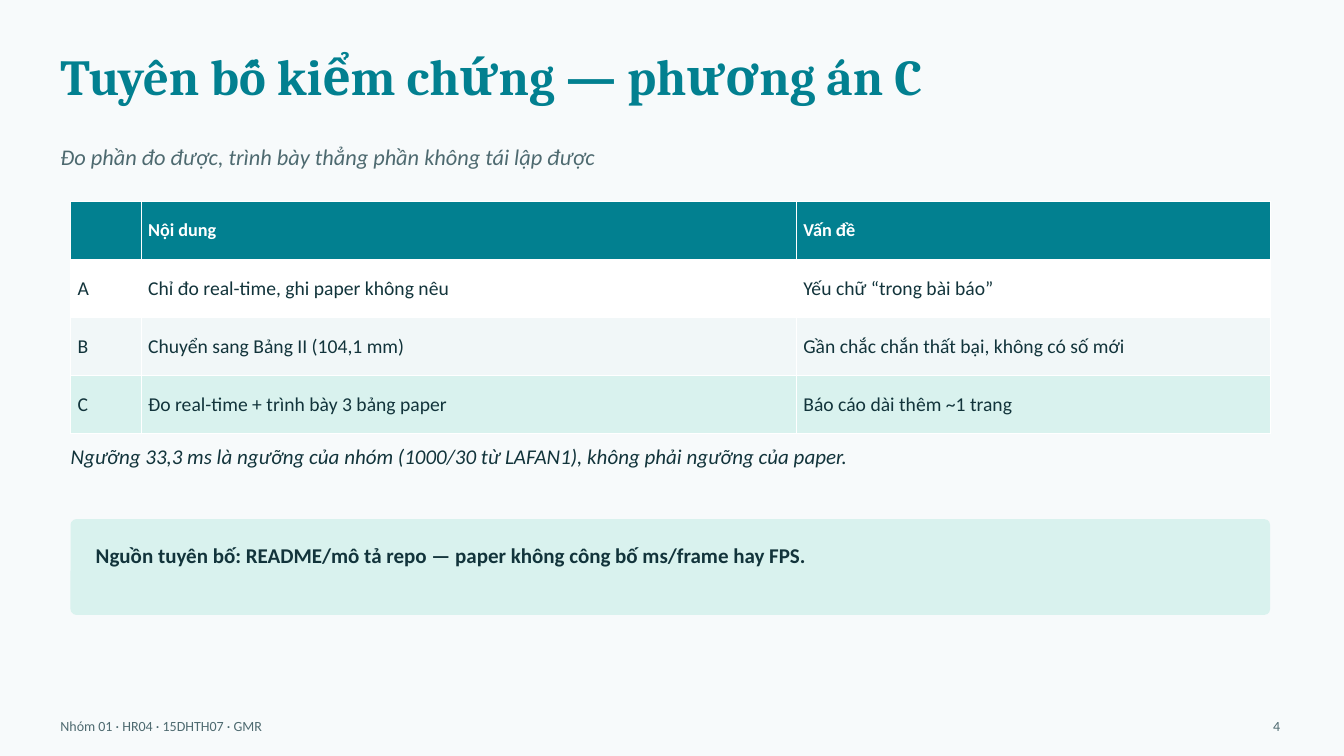
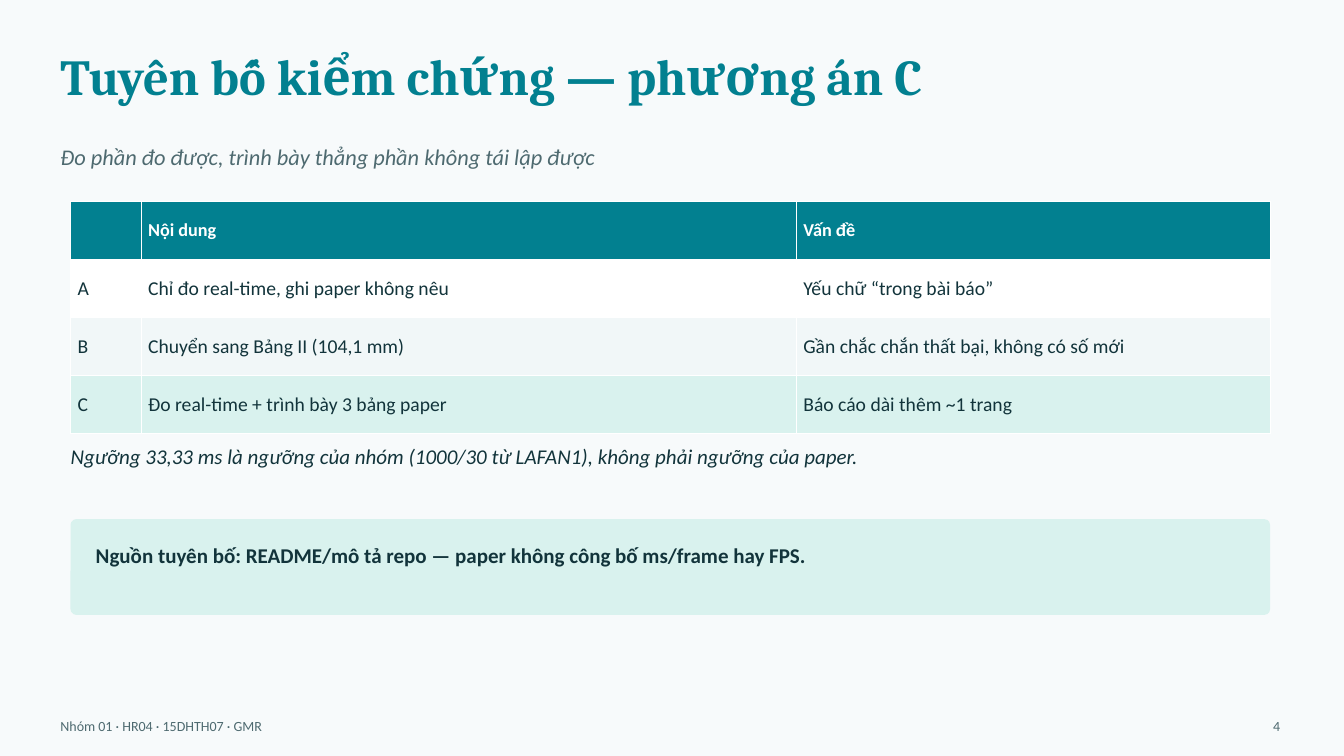
Before and after one commit to mtzwyu/GMR-Humanoid-Retargeting-Benchmark, a slide deck: slide 4 of report/slides.pptx. Drawn at 1344x756 pixels with LibreOffice and Linux fonts; fonts in the diff are those of the drawing. Boxes give left, top, right and bottom in pixels: in the first picture for what was removed or moved away, otherwise in the second. Text is boxed around its words. In the diff, an @@ line names an element or a change of style, - is before the commit and + after.

```diff
--- a/report/slides.pptx
+++ b/report/slides.pptx
@@ text at (71, 449, 857, 468): text changed @@
-Ngưỡng 33,3 ms là ngưỡng của nhóm (1000/30 từ LAFAN1), không phải ngưỡng của paper.
+Ngưỡng 33,33 ms là ngưỡng của nhóm (1000/30 từ LAFAN1), không phải ngưỡng của paper.
```
Also in this commit, not shown: 8 other slides changed, 11 other files.
